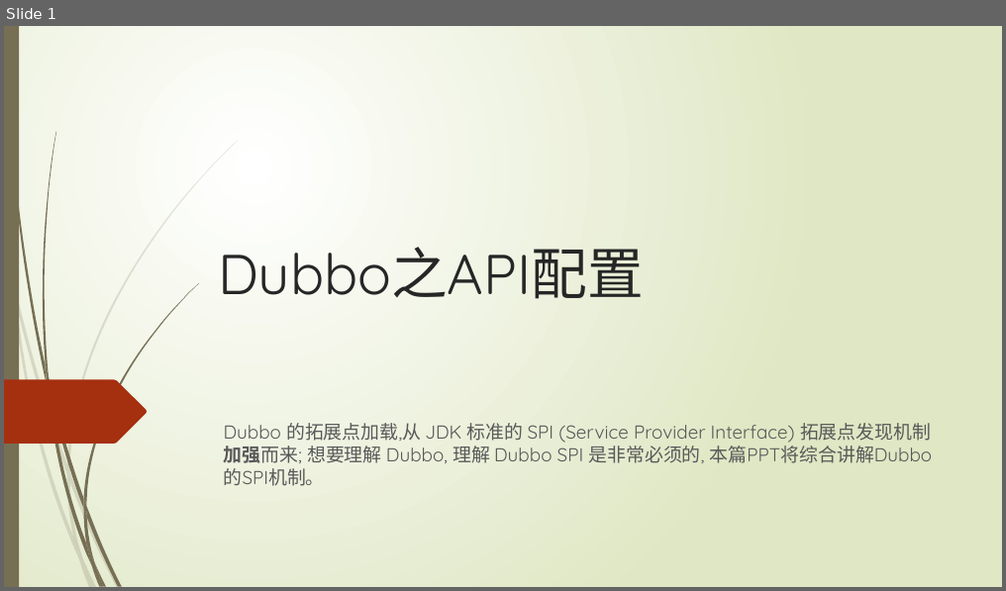
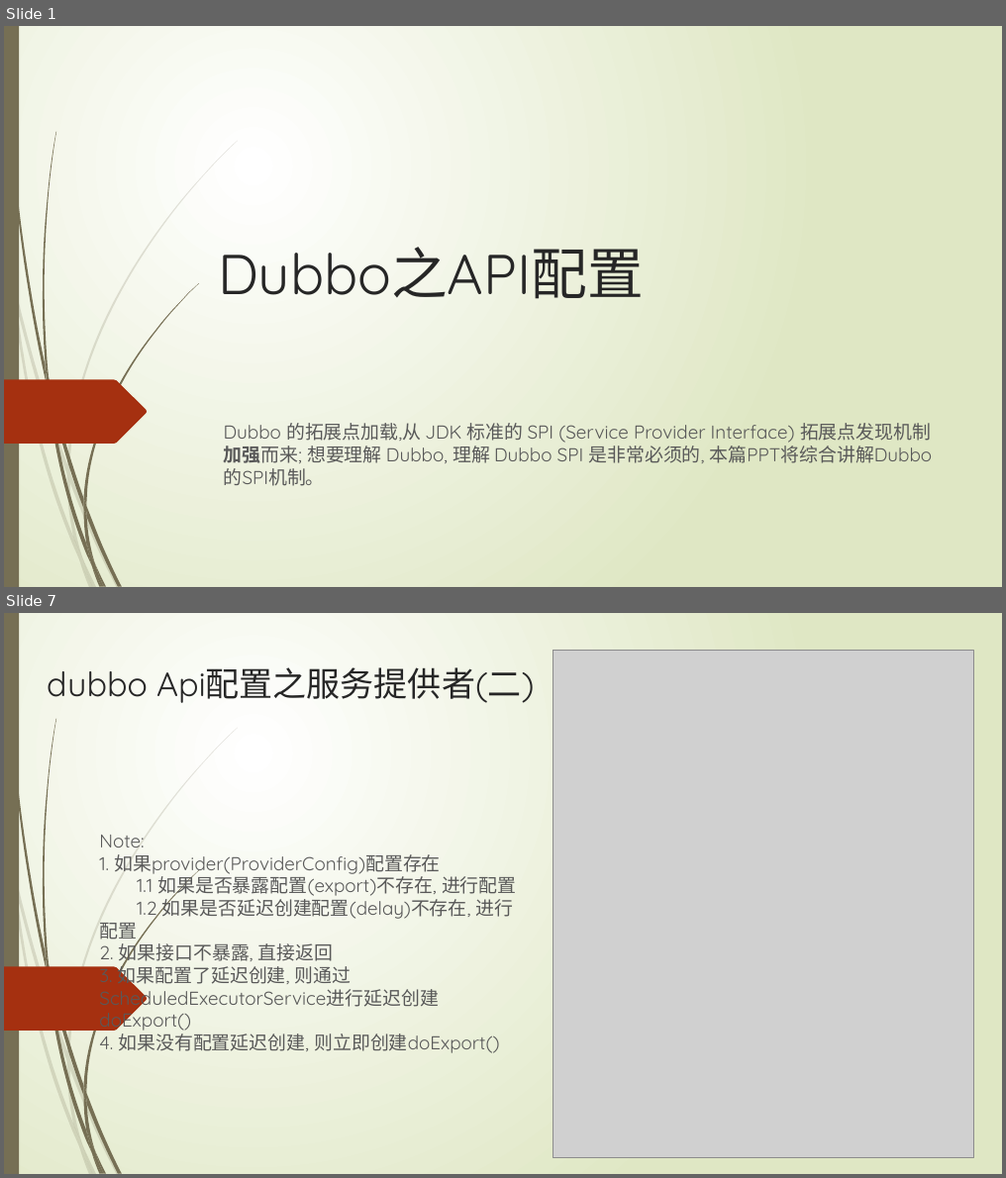
Before and after one commit to ityongman/Source_code_from-entry_to_giveup, a slide deck: dubbo/Dubbo 分析之API配置 v1.0 (二).pptx. Shown one above the other, each under a label of ours: slide 1 before the commit, slides 1 and 7 after it; the slides between them are not shown. The pictures are 1006x591 and 1006x1178 pixels, drawn with LibreOffice and Linux fonts; fonts in the diff are those of the drawing; grey boxes stand for pictures. Boxes give left, top, right and bottom in pixels: in the first picture for what was removed or moved away, otherwise in the second. Text is boxed around its words. In the diff, an @@ line names an element or a change of style, - is before the commit and + after.

Commit message:
增加dubbo服务暴露相关的ppt和对应的图例

```diff
--- a/dubbo/Dubbo 分析之API配置 v1.0 (二).pptx
+++ b/dubbo/Dubbo 分析之API配置 v1.0 (二).pptx
@@ slide 7 added at (x1=4, y1=613, x2=1002, y2=1174), background gradient #FFFFFF to #DFE8C4; not listed: 24 template elements that a slide beside it also shows @@
@@ text added at (x1=47, y1=667, x2=534, y2=703), 32.4 pt, text #262626 @@
+dubbo Api配置之服务提供者(二)
@@ picture added at (x1=552, y1=650, x2=973, y2=1158) @@
@@ title added at (x1=99, y1=835, x2=517, y2=1054), 18 pt, text #595959 @@
+Note:
+1. 如果provider(ProviderConfig)配置存在
+1.1 如果是否暴露配置(export)不存在, 进行配置
+1.2 如果是否延迟创建配置(delay)不存在, 进行配置
+2. 如果接口不暴露, 直接返回
+3. 如果配置了延迟创建, 则通过ScheduledExecutorService进行延迟创建doExport()
+4. 如果没有配置延迟创建, 则立即创建doExport()
```
Also in this commit, not shown: 12 other slides added, 23 slides removed, 6 other files.
